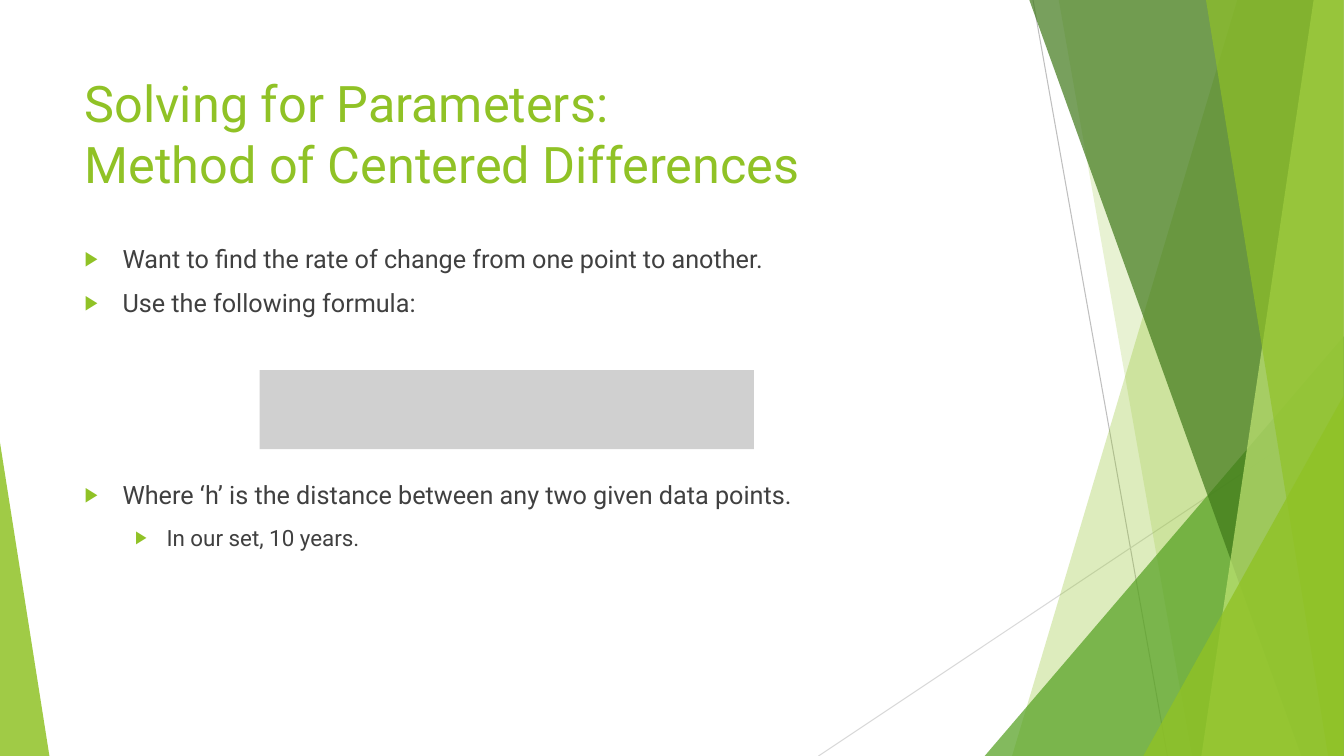
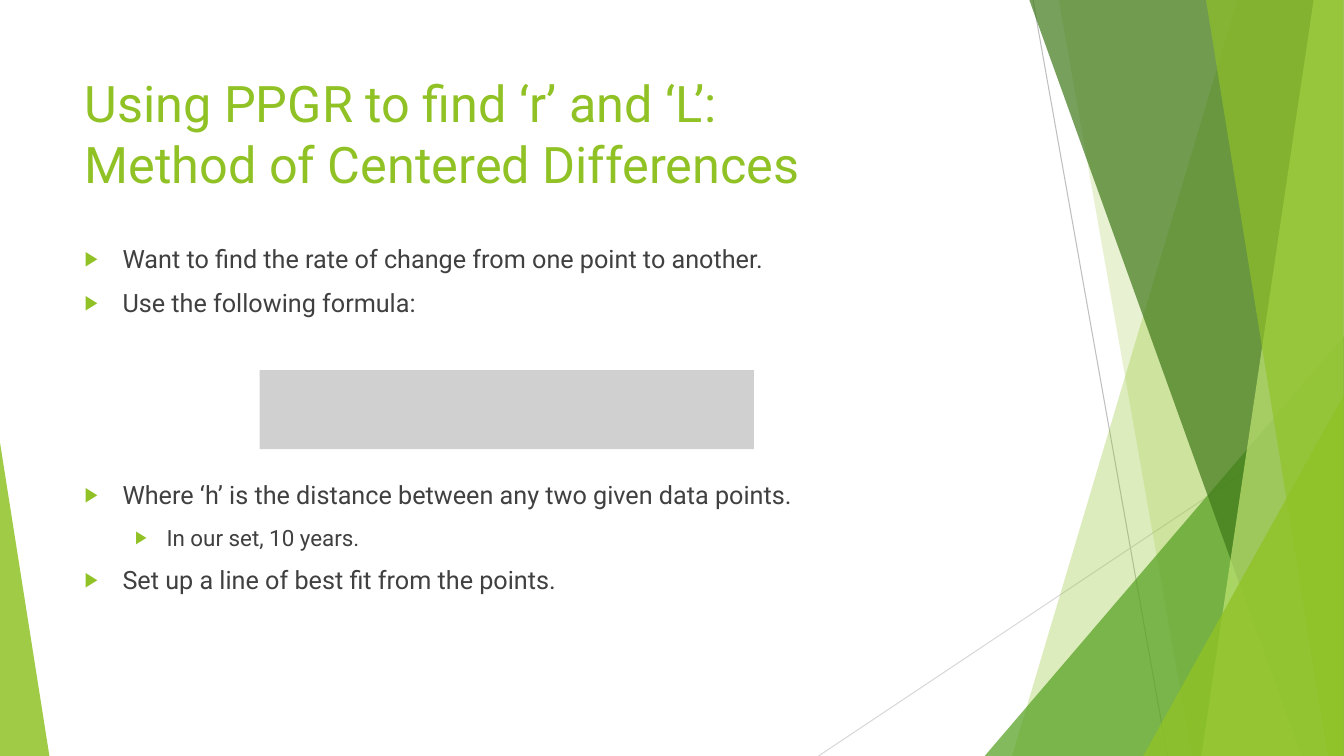
Before and after one commit to BananaBonanza/cwuMath475, a slide deck: slide 5 of PPGR_Presentation.pptx (slide 4 before the commit). Drawn at 1344x756 pixels with LibreOffice and Linux fonts; fonts in the diff are those of the drawing; grey boxes stand for pictures. Boxes give left, top, right and bottom in pixels: in the first picture for what was removed or moved away, otherwise in the second. Text is boxed around its words. In the diff, an @@ line names an element or a change of style, - is before the commit and + after.

```diff
--- a/PPGR_Presentation.pptx
+++ b/PPGR_Presentation.pptx
@@ title at box(85, 83, 800, 184): text changed @@
-Solving for Parameters:
-Method of Centered Differences
+Using PPGR to find ‘r’ and ‘L’:
+Method of Centered Differences
@@ text at box(123, 570, 555, 594): paragraph added @@
+▶ Set up a line of best fit from the points.
```
Also in this commit, not shown: 4 other slides changed, 2 slides added, 1 slide removed, 5 other files.
